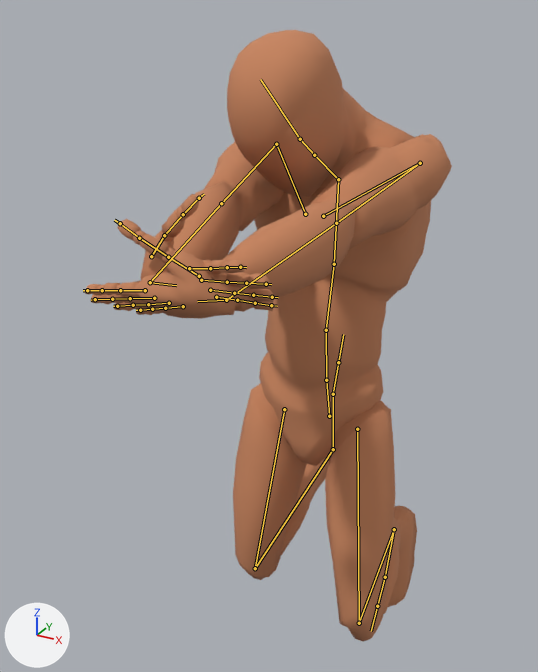
One commit to the Blender file rigs/human/animation-human-sword-attack-air-vertical.blend: the scene before it, then after it.
Camera for both pictures: a 50 mm lens placed at (0.595, -1.35, 1.747), pointed at (-0.081, -0.12, 1.132). The axes (+X, +Y, +Z) are drawn at lower left. The lights are the same throughout. The picture after the commit comes second. Both versions are drawn at frame 23 of the action 'Sword_Attack_Air_Vertical'; the numbers are the values there. The bones that change, and the others that lie on the model, are drawn over the model as lines.

Objects in the first picture: 'Mannequin'.
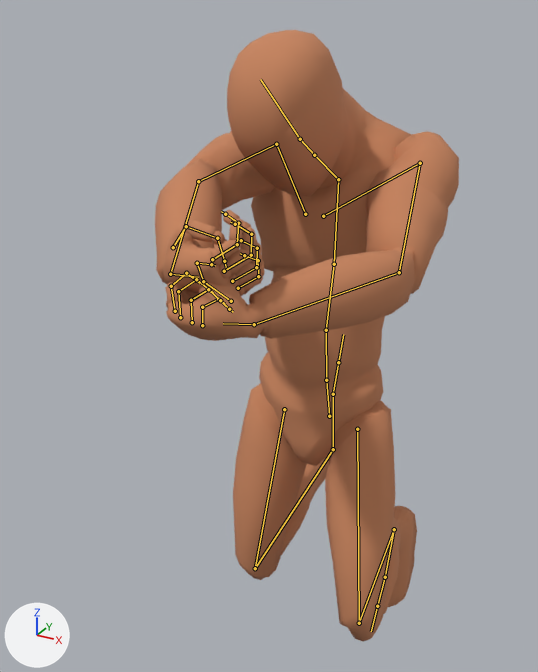
Pixel boxes (x1, y1, x2, y2) of what changed, in the pictures (538 x 672 px):
'Mannequin', posed (17% narrower): before (85, 30, 452, 642); after (155, 30, 459, 642)

The edits, one by one:
Bone 'CTRL_Arm_L' (bone_ctrl_arm_l) moves from (0.097, -0.83, -0.68) to (0.114, -0.575, -0.641).
Bone 'CTRL_Arm_L' (bone_ctrl_arm_l) turns from (-9, 170, -34) to (0, 171, -35) degrees about its own x, y and z.
Bone 'DRV_f_index_01_L' (bone_drv_f_index_01_l) turns from (0, 0, 0) to (70, -1, -16) degrees about its own x, y and z.
Bone 'DRV_f_index_02_L' (bone_drv_f_index_02_l) turns from (0, 0, 0) to (70, -3, -16) degrees about its own x, y and z.
Bone 'DRV_f_index_03_L' (bone_drv_f_index_03_l) turns from (0, 0, 0) to (70, -4, -17) degrees about its own x, y and z.
Bone 'DRV_f_middle_01_L' (bone_drv_f_middle_01_l) turns from (0, 0, 0) to (70, 5, -11) degrees about its own x, y and z.
Bone 'DRV_f_middle_02_L' (bone_drv_f_middle_02_l) turns from (0, 0, 0) to (70, 5, -11) degrees about its own x, y and z.
Bone 'DRV_f_middle_03_L' (bone_drv_f_middle_03_l) turns from (0, 0, 0) to (70, 2, -13) degrees about its own x, y and z.
Bone 'DRV_f_pinky_01_L' (bone_drv_f_pinky_01_l) turns from (0, 0, 0) to (70, 12, -6) degrees about its own x, y and z.
Bone 'DRV_f_pinky_02_L' (bone_drv_f_pinky_02_l) turns from (0, 0, 0) to (70, 14, -5) degrees about its own x, y and z.
Bone 'DRV_f_pinky_03_L' (bone_drv_f_pinky_03_l) turns from (0, 0, 0) to (70, 12, -6) degrees about its own x, y and z.
Bone 'DRV_f_Ring_01_L' (bone_drv_f_ring_01_l) turns from (0, 0, 0) to (70, 10, -8) degrees about its own x, y and z.
Bone 'DRV_f_Ring_02_L' (bone_drv_f_ring_02_l) turns from (0, 0, 0) to (70, 8, -9) degrees about its own x, y and z.
Bone 'DRV_f_Ring_03_L' (bone_drv_f_ring_03_l) turns from (0, 0, 0) to (70, 7, -10) degrees about its own x, y and z.
Bone 'DRV_thumb_02_L' (bone_drv_thumb_02_l) turns from (0, 0, 0) to (49, -6, 23) degrees about its own x, y and z.
Bone 'DRV_thumb_03_L' (bone_drv_thumb_03_l) turns from (0, 0, 0) to (49, -6, 22) degrees about its own x, y and z.
Bone 'CTRL_Arm_R' (bone_ctrl_arm_r) moves from (-0.12, -0.826, -0.73) to (-0.061, -0.579, -0.719).
Bone 'DRV_f_index_01_R' (bone_drv_f_index_01_r) turns from (0, 0, 0) to (49, 15, 36) degrees about its own x, y and z.
Bone 'DRV_f_index_02_R' (bone_drv_f_index_02_r) turns from (0, 0, 0) to (55, 6, 22) degrees about its own x, y and z.
Bone 'DRV_f_index_03_R' (bone_drv_f_index_03_r) turns from (0, 0, 0) to (43, -3, 36) degrees about its own x, y and z.
Bone 'DRV_f_middle_01_R' (bone_drv_f_middle_01_r) turns from (0, 0, 0) to (50, 10, 34) degrees about its own x, y and z.
Bone 'DRV_f_middle_02_R' (bone_drv_f_middle_02_r) turns from (0, 0, 0) to (55, 0, 19) degrees about its own x, y and z.
Bone 'DRV_f_middle_03_R' (bone_drv_f_middle_03_r) turns from (0, 0, 0) to (43, -7, 34) degrees about its own x, y and z.
Bone 'DRV_f_pinky_01_R' (bone_drv_f_pinky_01_r) turns from (0, 0, 0) to (51, 4, 31) degrees about its own x, y and z.
Bone 'DRV_f_pinky_02_R' (bone_drv_f_pinky_02_r) turns from (0, 0, 0) to (55, -8, 15) degrees about its own x, y and z.
Bone 'DRV_f_pinky_03_R' (bone_drv_f_pinky_03_r) turns from (0, 0, 0) to (41, -14, 31) degrees about its own x, y and z.
Bone 'DRV_f_Ring_01_R' (bone_drv_f_ring_01_r) turns from (0, 0, 0) to (50, 6, 32) degrees about its own x, y and z.
Bone 'DRV_f_Ring_02_R' (bone_drv_f_ring_02_r) turns from (0, 0, 0) to (55, -3, 17) degrees about its own x, y and z.
Bone 'DRV_f_Ring_03_R' (bone_drv_f_ring_03_r) turns from (0, 0, 0) to (42, -11, 33) degrees about its own x, y and z.
Bone 'DRV_thumb_02_R' (bone_drv_thumb_02_r) turns from (0, 0, 0) to (45, -17, 32) degrees about its own x, y and z.
Bone 'DRV_thumb_03_R' (bone_drv_thumb_03_r) turns from (0, 0, 0) to (45, -13, 34) degrees about its own x, y and z.
